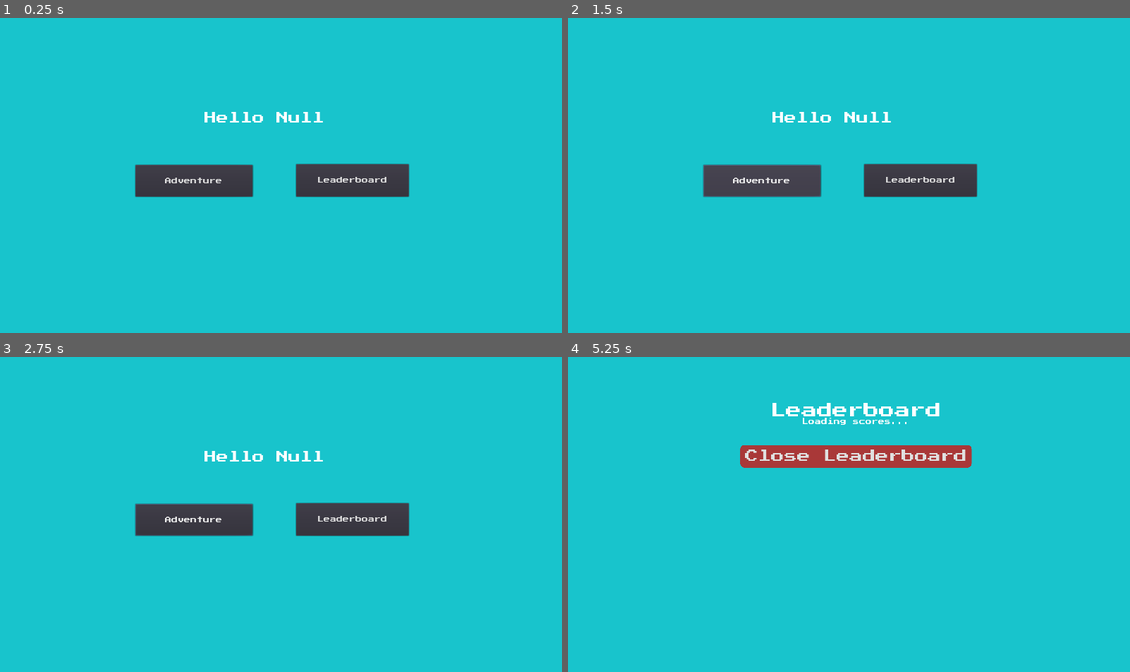
Above: before the commit, frames 1-4 (two rows, left to right).
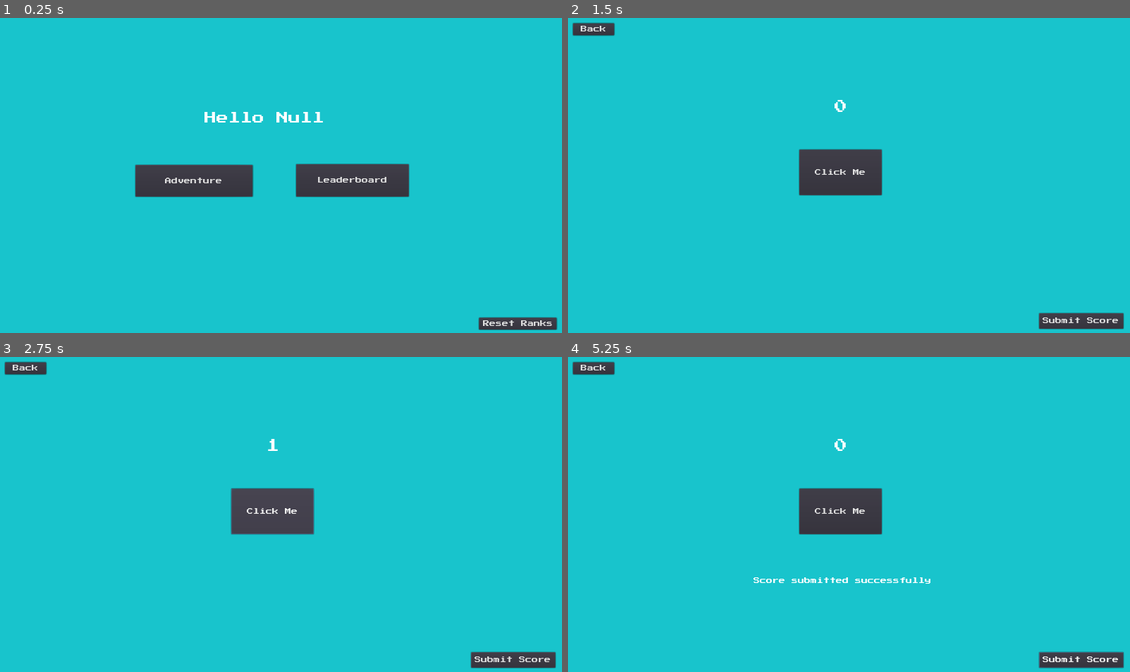
Above: after the commit, the same moments.

Repository: m4sterpaul18/GameDev
Game: Godot game, scene res://scenes/Dashboard.tscn
Two runs of this game, one before a commit and one after it. Both use one fixed random seed, a clock stepped at 60 frames per second and the inputs below. This scene is started directly instead of the project's main scene.
Inputs (mouse positions are in pixels of both pictures, inside the frame that each line leads up to):
- Up to frame 1 (0.25 s): no input
- Up to frame 2 (1.5 s): click (1085, 323) at 0.5 s, where only the run after the commit has a clickable "Reset Ranks"; click "Adventure" at 1.25 s
- Up to frame 3 (2.75 s): click (269, 511) at 2 s, where only the run after the commit has a clickable "Click Me"
- Up to frame 4 (5.25 s): click (596, 369) at 2.75 s, where only the run after the commit has a clickable "Back"; click "Adventure" at 3.5 s; click (1079, 659) at 4.25 s, where only the run after the commit has a clickable "Submit Score"; click (922, 520) at 5 s, where only the run before the commit has a clickable "Leaderboard"

The runs differ from the first frame. In frame 1, 0.6% of the frame differs, in the area x 85-100%, y 94-100%; in frame 2, 6.8%; in frame 3, 6.8%; in frame 4, 7.3%, in the area x 0-99%, y 1-99%.
Error in both runs: Invalid get index 'logged_in_player' (on base: 'Nil'). (res://scripts/Dashboard.gd:5)

Commit message:
added test scene to test leaderboard(bugged)

Diff:
--- a/project.godot
+++ b/project.godot
@@ -23,7 +23,6 @@
 
 window/size/width=1366
 window/size/height=768
-window/size/fullscreen=true
 window/size/test_width=1080
 window/size/test_height=720
 window/stretch/mode="2d"
--- a/scenes/Dashboard.tscn
+++ b/scenes/Dashboard.tscn
@@ -12,6 +12,9 @@
 font_data = ExtResource( 1 )
 
 [sub_resource type="DynamicFont" id=3]
+font_data = ExtResource( 1 )
+
+[sub_resource type="DynamicFont" id=4]
 font_data = ExtResource( 1 )
 
 [node name="Dashboard" type="Control"]
@@ -69,4 +72,17 @@
 "_edit_use_anchors_": false
 }
 
+[node name="Reset" type="Button" parent="."]
+margin_left = 1165.0
+margin_top = 731.0
+margin_right = 1353.0
+margin_bottom = 760.0
+custom_fonts/font = SubResource( 4 )
+text = "Reset Ranks"
+__meta__ = {
+"_edit_use_anchors_": false
+}
+
 [connection signal="pressed" from="Leaderboard" to="Leaderboard" method="_on_Leaderboard_pressed"]
+[connection signal="pressed" from="Play" to="." method="_on_Play_pressed"]
+[connection signal="pressed" from="Reset" to="." method="_on_Reset_pressed"]
--- /dev/null
+++ b/scenes/Test.gd
@@ -0,0 +1,36 @@
+extends Control
+
+onready var scoreLabel = $Click/Scorelabel
+onready var particles = $CPUParticles2D
+onready var process = $Process
+onready var user = SilentWolf.Auth.logged_in_player
+
+var ldboard = "main"
+# Called when the node enters the scene tree for the first time.
+func _ready():
+	process.visible = false
+
+func _process(delta):
+	if (int(scoreLabel.text) !=0 and int(scoreLabel.text)  % 50 == 0):
+		particles.emitting = true;
+	else:
+		particles.emitting = false;
+
+func _on_Click_pressed():
+	process.visible = false
+	var score = int(scoreLabel.text) + 1
+	scoreLabel.text = str(score)
+
+func _on_Submit_pressed():
+	var scoreToSubmit = int(scoreLabel.text)
+	process.visible = true
+	process.text = "Processing..."
+	SilentWolf.Scores.persist_score(user, scoreToSubmit,ldboard)
+	var results = ("Score submitted successfully")
+	scoreLabel.text = "0"
+	process.text = results
+
+
+
+func _on_Goback_pressed():
+	get_tree().change_scene("res://scenes/Dashboard.tscn")
--- /dev/null
+++ b/scenes/Test.tscn
@@ -0,0 +1,123 @@
+[gd_scene load_steps=8 format=2]
+
+[ext_resource path="res://scenes/Test.gd" type="Script" id=1]
+[ext_resource path="res://fonts/PressStart2P-Regular.ttf" type="DynamicFontData" id=2]
+
+[sub_resource type="DynamicFont" id=1]
+font_data = ExtResource( 2 )
+
+[sub_resource type="DynamicFont" id=2]
+size = 32
+font_data = ExtResource( 2 )
+
+[sub_resource type="DynamicFont" id=3]
+font_data = ExtResource( 2 )
+
+[sub_resource type="DynamicFont" id=4]
+font_data = ExtResource( 2 )
+
+[sub_resource type="DynamicFont" id=5]
+font_data = ExtResource( 2 )
+
+[node name="Test" type="Control"]
+anchor_right = 1.0
+anchor_bottom = 1.0
+script = ExtResource( 1 )
+__meta__ = {
+"_edit_lock_": true,
+"_edit_use_anchors_": false
+}
+
+[node name="Click" type="Button" parent="."]
+margin_left = 565.0
+margin_top = 324.0
+margin_right = 765.0
+margin_bottom = 434.0
+rect_min_size = Vector2( 200, 110 )
+custom_fonts/font = SubResource( 1 )
+text = "Click Me"
+__meta__ = {
+"_edit_use_anchors_": false
+}
+
+[node name="Scorelabel" type="Label" parent="Click"]
+anchor_left = 0.5
+anchor_top = -0.927
+anchor_right = 0.5
+anchor_bottom = -0.927
+margin_left = -79.0
+margin_top = -16.03
+margin_right = 81.0
+margin_bottom = 16.97
+custom_fonts/font = SubResource( 2 )
+text = "0"
+align = 1
+__meta__ = {
+"_edit_use_anchors_": false
+}
+
+[node name="Goback" type="Button" parent="."]
+anchor_left = 0.05
+anchor_top = 0.043
+anchor_right = 0.05
+anchor_bottom = 0.043
+margin_left = -51.3
+margin_top = -15.024
+margin_right = 48.7
+margin_bottom = 13.976
+custom_fonts/font = SubResource( 3 )
+text = "Back"
+__meta__ = {
+"_edit_use_anchors_": false
+}
+
+[node name="CPUParticles2D" type="CPUParticles2D" parent="."]
+position = Vector2( 665, 375 )
+z_index = -1
+emitting = false
+amount = 500
+lifetime = 13.91
+speed_scale = 5.0
+explosiveness = 0.7
+lifetime_randomness = 0.5
+emission_shape = 1
+emission_sphere_radius = 0.01
+direction = Vector2( 0, 0 )
+spread = 180.0
+gravity = Vector2( 0, 50 )
+initial_velocity = 387.09
+initial_velocity_random = 0.7
+linear_accel = 8.6
+damping = 59.68
+damping_random = 0.33
+angle = 720.0
+angle_random = 0.7
+scale_amount = 10.0
+scale_amount_random = 1.0
+hue_variation = 1.0
+hue_variation_random = 1.0
+
+[node name="Submit" type="Button" parent="."]
+margin_left = 1146.0
+margin_top = 720.0
+margin_right = 1350.0
+margin_bottom = 758.0
+custom_fonts/font = SubResource( 4 )
+text = "Submit Score"
+__meta__ = {
+"_edit_use_anchors_": false
+}
+
+[node name="Process" type="Label" parent="."]
+visible = false
+margin_left = 442.0
+margin_top = 468.0
+margin_right = 897.0
+margin_bottom = 626.0
+custom_fonts/font = SubResource( 5 )
+align = 1
+valign = 1
+
+[connection signal="pressed" from="Click" to="." method="_on_Click_pressed"]
+[connection signal="pressed" from="Goback" to="." method="_on_Goback_pressed"]
+[connection signal="pressed" from="Submit" to="." method="_on_Submit_pressed"]
--- a/scripts/Dashboard.gd
+++ b/scripts/Dashboard.gd
@@ -6,3 +6,13 @@
 
 func _ready():
 	greetText.text = "Hello " + str(currentUser);
+
+
+
+
+func _on_Play_pressed():
+	get_tree().change_scene("res://scenes/Test.tscn")
+
+
+func _on_Reset_pressed():
+	  SilentWolf.Scores.wipe_leaderboard("main")
Not shown: 1 places in scenes/Dashboard.tscn that only renumber resources
